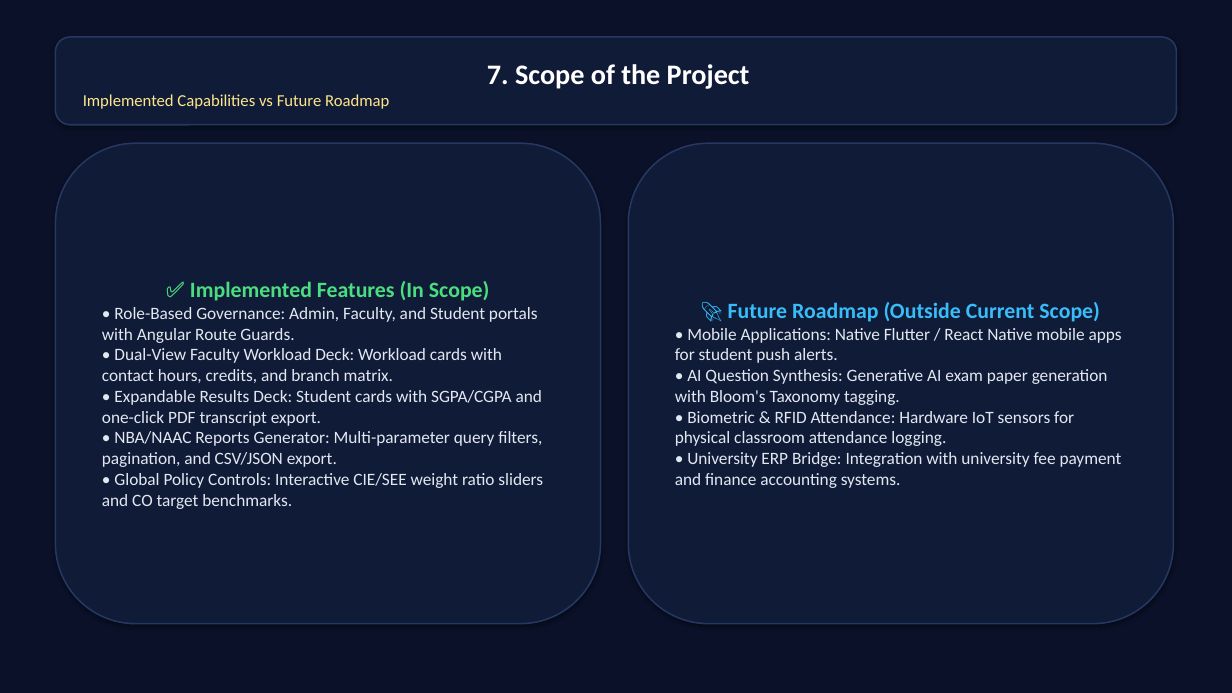
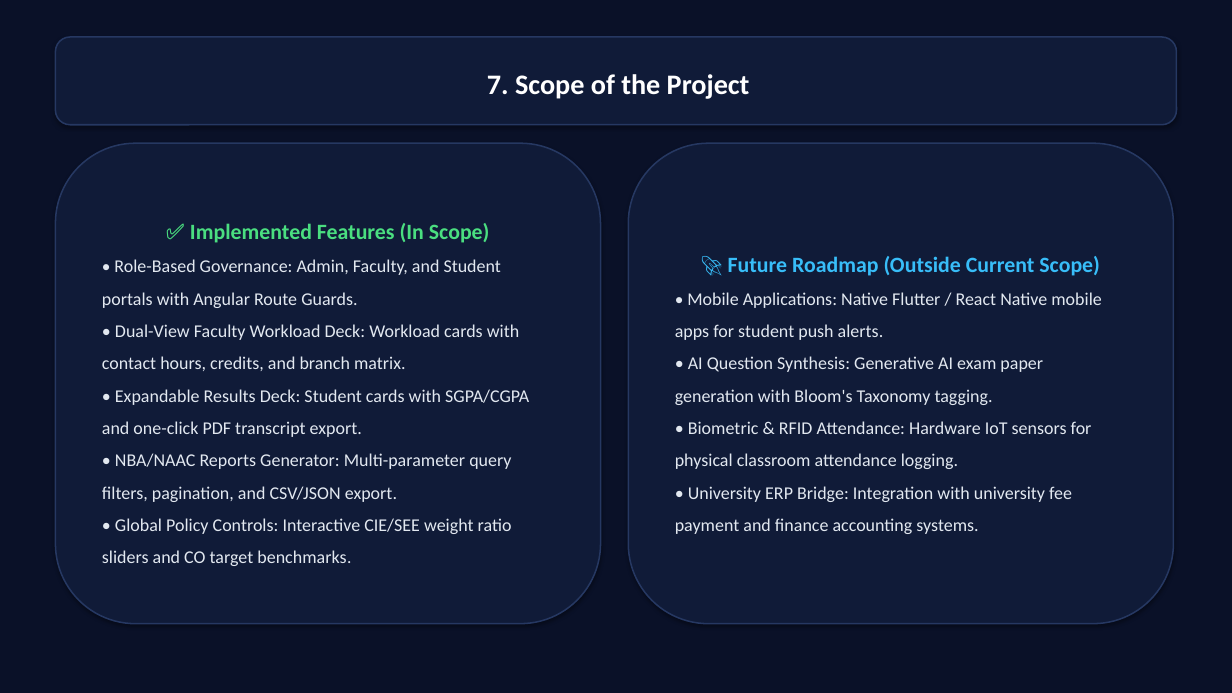
Before and after one commit to krishnavamsi1201/OBLMSc, a slide deck: slide 7 of Project_Final_Presentation_V2.pptx. Drawn at 1232x693 pixels with LibreOffice and Linux fonts; fonts in the diff are those of the drawing. Boxes give left, top, right and bottom in pixels: in the first picture for what was removed or moved away, otherwise in the second. Text is boxed around its words. In the diff, an @@ line names an element or a change of style, - is before the commit and + after.

```diff
--- a/Project_Final_Presentation_V2.pptx
+++ b/Project_Final_Presentation_V2.pptx
@@ text in rounded rectangle at <box>102,259,529,566</box>: size 13.5 to 14 pt; line spacing 1 to 1.5 @@
@@ text in rounded rectangle at <box>190,281,878,322</box>: paragraph removed @@
-Implemented Capabilities vs Future Roadmap
@@ text in rounded rectangle at <box>675,292,1101,534</box>: size 13.5 to 14 pt in "Mobile Applications: Native Flutter / React Native ...", "• AI Question Synthesis: Generative AI exam ...", "• Biometric & RFID Attendance: Hardware IoT ...", "• University ERP Bridge: Integration with university ..."; line spacing 1 to 1.5 @@
```
Also in this commit, not shown: 15 other slides changed, 3 slides added, 2 slides removed, 4 other files.
